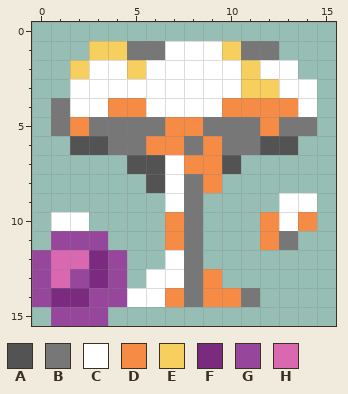
Two versions of one pixel-art sprite, files/ui_gfx/gun_actions/hitfx_explosion_slime.png. Above is the file before it was changed.
The file is 16x16 pixels.
Palette (. is transparent): A #535353  B #777777  C #ffffff  D #f58b44  E #f7cf5f  F #7b2b7f  G #97479b  H #da68b0
Pixels before, first column x 0:
 1 ...EEBBCCCEBB..
 2 ..ECCECCCCCECC.
 3 ..CCCCCCCCCEECC
 4 .BCCDDCCCCDDDDC
 5 .BDBBBBDDBBBDBB
 6 ..AABBDDBDBBAA.
 7 .....AACDDA....
 8 ......ACBD.....
 9 .......CB....CC
10 .CC....DB...DCD
11 .GGG...DB...DB.
12 GHHFG..CB......
13 GHGFG.CCBD.....
14 GFFGGCCDBDDB...
15 .GGG...........
The same view after the edit:
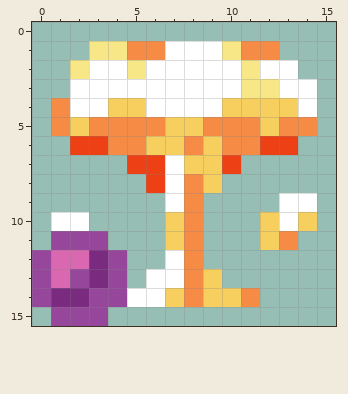
The commit says: Fire/explosion color consistency fixes
What changed:
Colour A changes from #535353 to #ed4015.
Colour B changes from #777777 to #f58b44.
Colour D changes from #f58b44 to #f7cf5f.
Colour E changes from #f7cf5f to #f7e787.
Where, in picture pixels (left, top, right, bottom), the same in both pictures:
changed: (51, 41, 317, 307)
